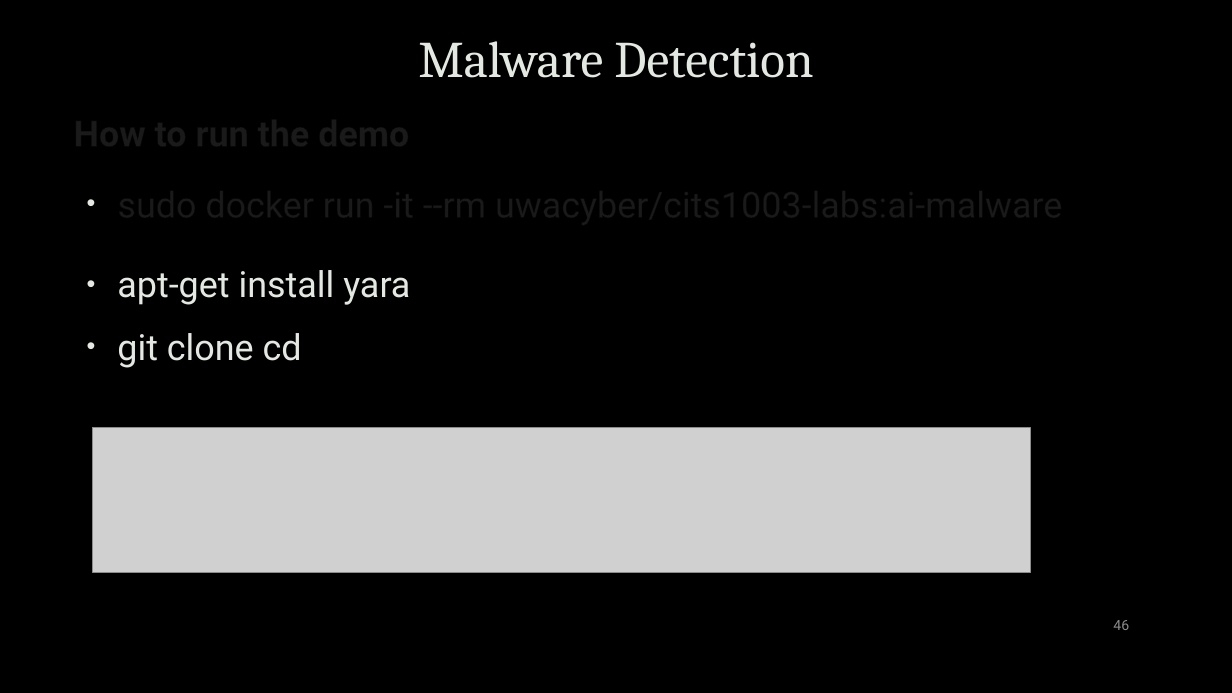
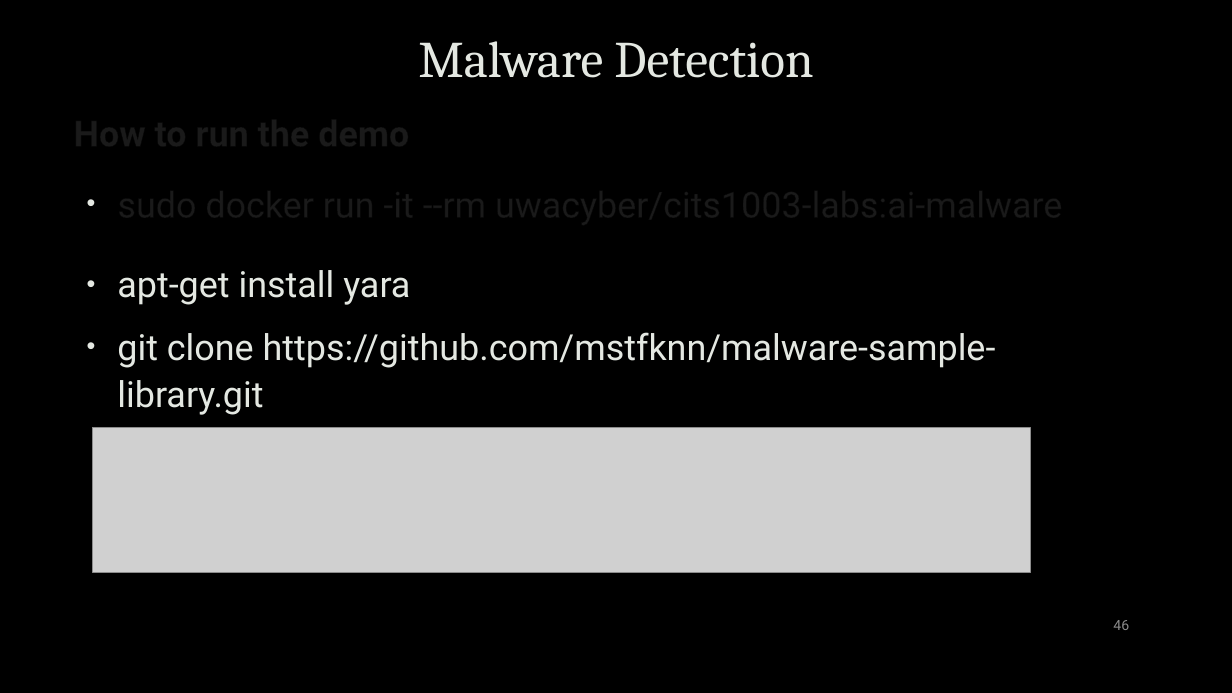
Before and after one commit to 24746364/cits1003, a slide deck: slide 46 of cits1003-lecture_slides/CITS1003-4 Threats-exercises.pptx. Drawn at 1232x693 pixels with LibreOffice and Linux fonts; fonts in the diff are those of the drawing; grey boxes stand for pictures; background and template pictures are left out. Boxes give left, top, right and bottom in pixels: in the first picture for what was removed or moved away, otherwise in the second. Text is boxed around its words. In the diff, an @@ line names an element or a change of style, - is before the commit and + after.

Commit message:
update slides in week 4

```diff
--- a/cits1003-lecture_slides/CITS1003-4 Threats-exercises.pptx
+++ b/cits1003-lecture_slides/CITS1003-4 Threats-exercises.pptx
@@ text at <box>117,332,996,415</box>: text changed @@
-• git clone cd
+• git clone https://github.com/mstfknn/malware-sample-library.git
```
